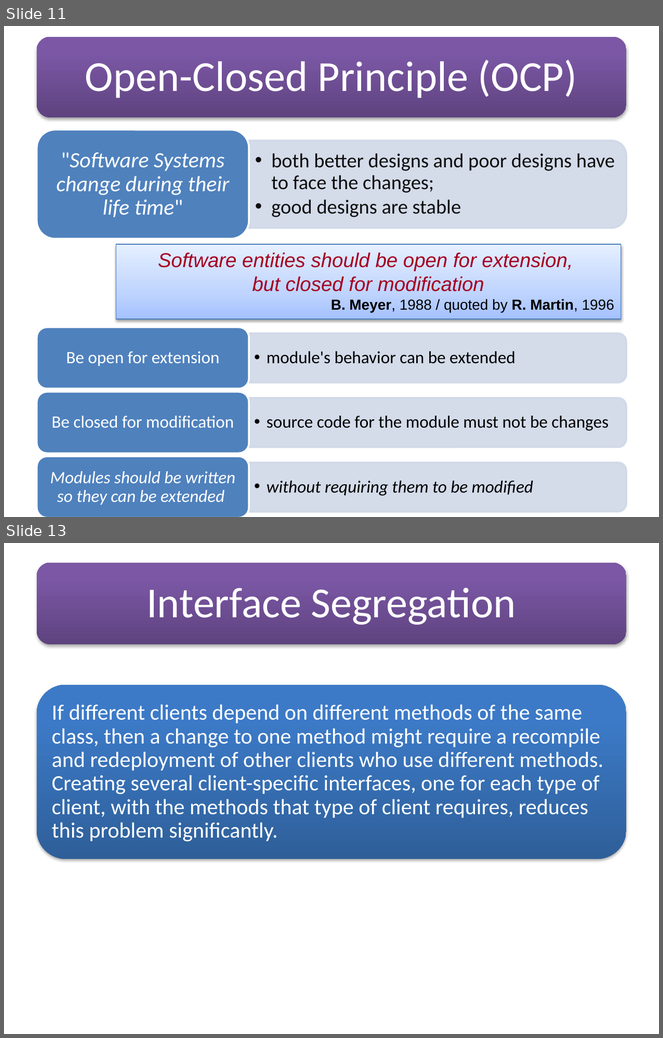
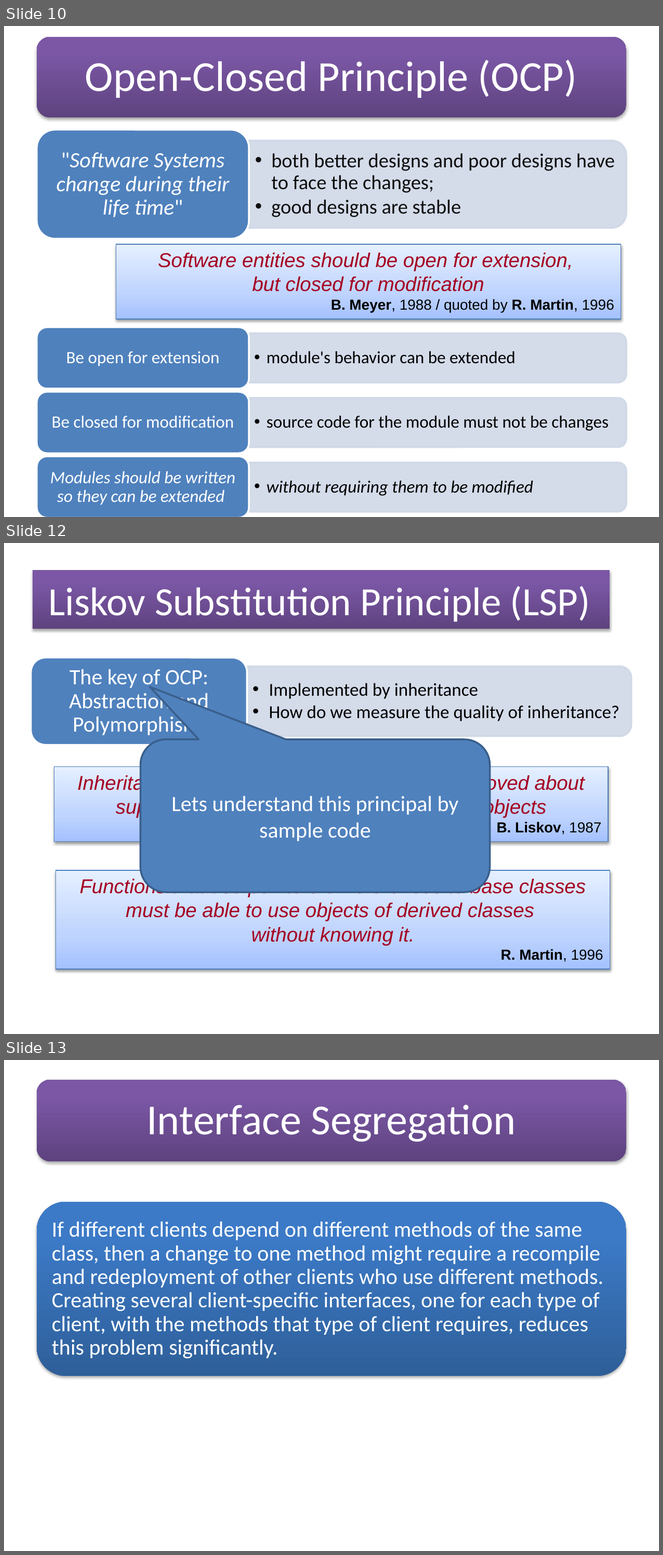
Before and after one commit to soyebparvez/DesignPatternData, a slide deck: Design Principle.pptx. Shown one above the other, each under a label of ours: slides 11 and 13 before the commit, slides 10, 12 and 13 after it; the slides between them are not shown. The pictures are 663x1038 and 663x1555 pixels, drawn with LibreOffice and Linux fonts; fonts in the diff are those of the drawing. Boxes give left, top, right and bottom in pixels: in the first picture for what was removed or moved away, otherwise in the second. Text is boxed around its words. In the diff, an @@ line names an element or a change of style, - is before the commit and + after.

```diff
--- a/Design Principle.pptx
+++ b/Design Principle.pptx
@@ slide 12 added at <box>4,543,659,1034</box>, background #FFFFFF @@
@@ title added at <box>33,571,610,629</box>, fill gradient #5F4480 to #7B58A6 to #7C57A8, 44 pt, text #FFFFFF @@
+Liskov Substitution Principle (LSP)
@@ group added at <box>31,657,632,745</box>: 2 texts, 1 round same rect, 1 rounded rectangle @@
+  •• Implemented by inheritance
+  •• How do we measure the quality of inheritance?
+The key of OCP: Abstraction and Polymorphism
@@ rounded speech box added at <box>140,740,490,892</box>, fill #4F81BD, outline #3A5F8C 2 pt, 24 pt, text #FFFFFF @@
+Lets understand this principal by sample code
@@ rectangle added at <box>54,767,608,842</box>, fill gradient #A4C4FF to #BFD4FF to #E6EEFF, outline #4B7EBC 0.75 pt, 22 pt, text #A50021, italic @@
+Inheritance should ensure that any property proved about super type objects also holds for subtype objects
+        B. Liskov, 1987
@@ rectangle added at <box>56,871,610,969</box>, fill gradient #A4C4FF to #BFD4FF to #E6EEFF, outline #4B7EBC 0.75 pt, 22 pt, text #A50021, italic @@
+Functions that use pointers or references to base classes
+must be able to use objects of derived classes
+without knowing it.
+        R. Martin, 1996
@@ what was slide 11 is now slide 10 @@
```
Also in this commit, not shown: 3 slides changed, 2 other slides added, 4 slides removed.
